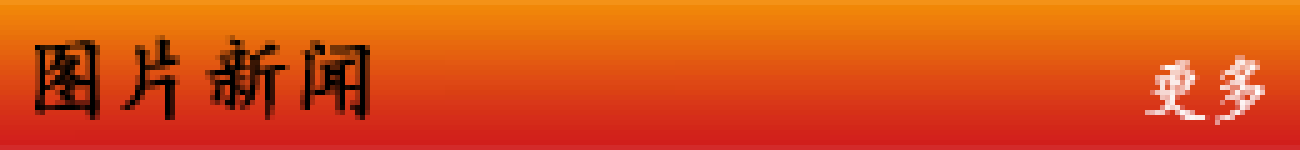
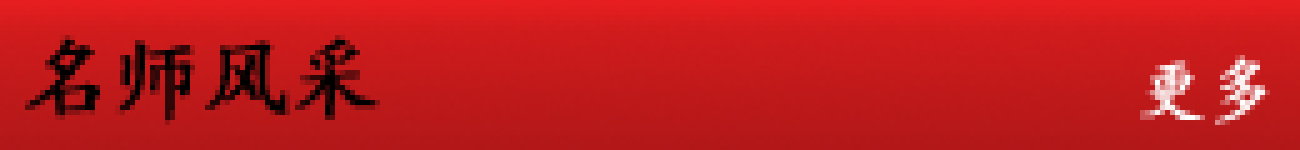
Comparing the layer stacks of the two 1300 × 150 images. Changes:
added layer "更多" above "名师风采" over 1140, 55, 1270, 125
renamed "图片新闻" to "名师风采", painted on it over 25, 35, 380, 125
hid "图层 0 副本", painted on it over 0, 0, 1300, 150
added layer "图层 0 副本 2" above "图层 0" over 0, 0, 1300, 150
hid "图层 0" over 0, 0, 1300, 150
